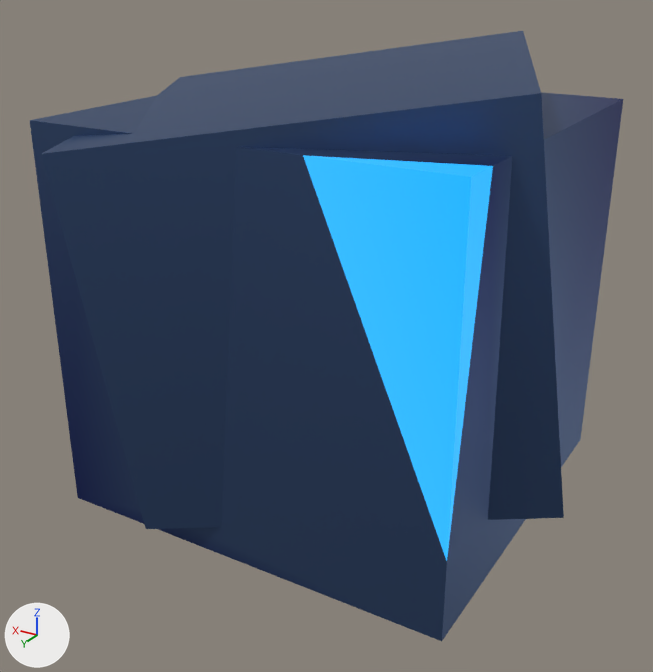
Renders of the glTF model startup/pkg/vaststars.resources/glb/stackeditems/iron-ore.glb from each side of a commit.
Before and after are seen from a 50 mm camera at (-2.48, 4.33, 1.93) aimed at (0.02, 0.17, -0.15). Arrows for +X, +Y and +Z are at lower left; the lights stay in place. Vertices at the same position are counted once.
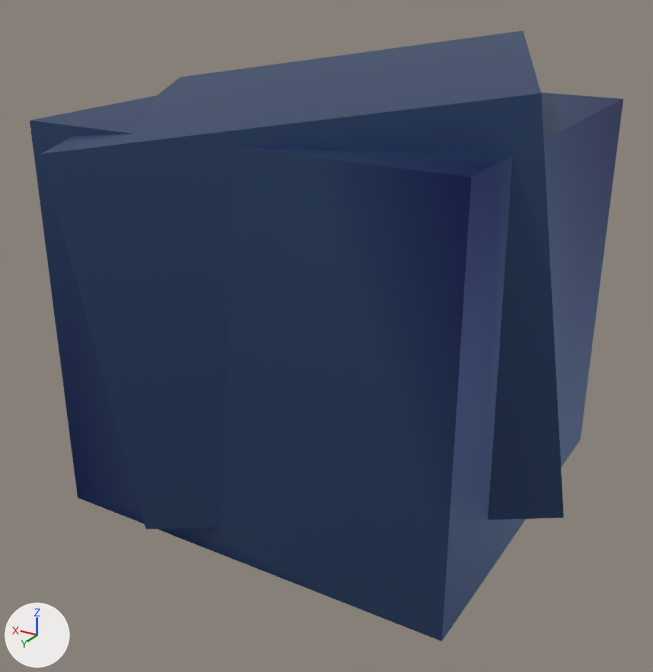
Location of each change, [x1, y1, x2, y2] in pixels of the pictures (653 x 672 px):
part 1 of me_cube, recoloured: [303, 155, 493, 561] in both

What the commit changed:
me_cube has 40 vertices, 69 faces and spans x -1.54..1.54, y -1.47..1.47, z -1.12..1.46.
me_cube is used by ob_cube; location (0.0, 0.0, 0.0).
me_cube part 1: all 8 faces that had it switch from mat_material_009 to mat_material_008.
